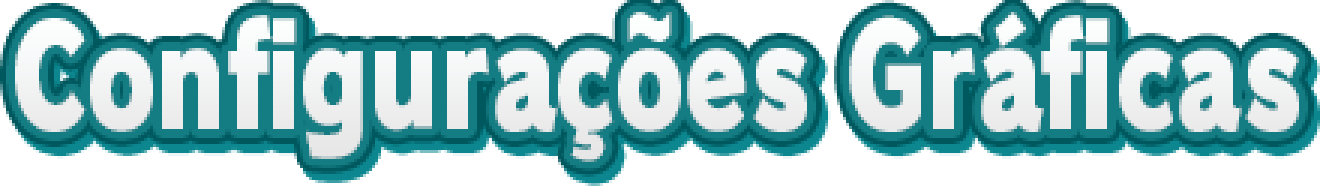
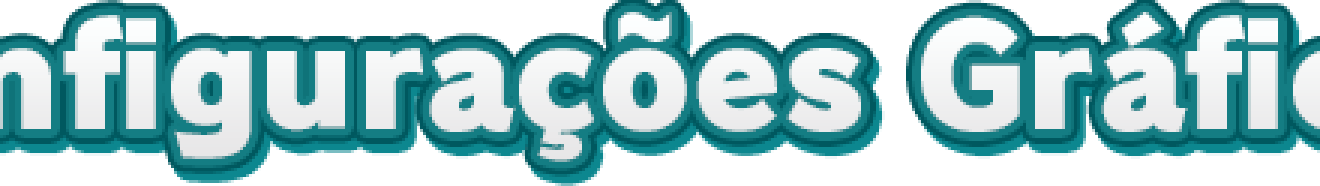
Layer changes from the first (1320, 186) image to the second:
hid "Configurações Gráficas copiar" over (x1=15, y1=12, x2=1299, y2=162)
showed "Configurações Gráficas" over (x1=0, y1=12, x2=1320, y2=162)
